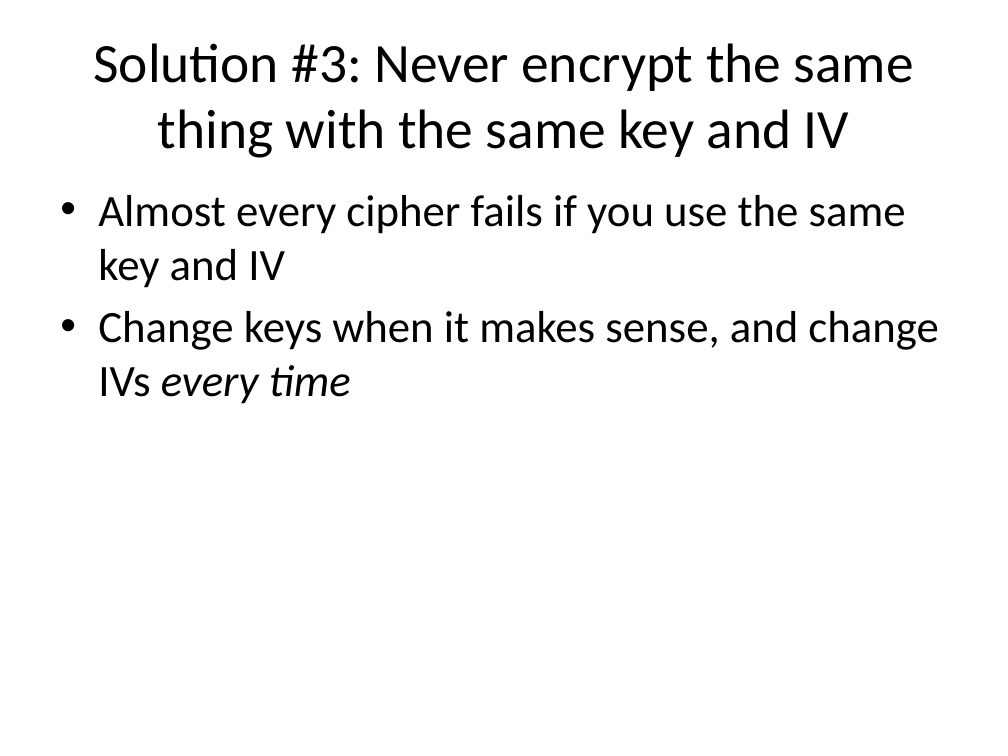
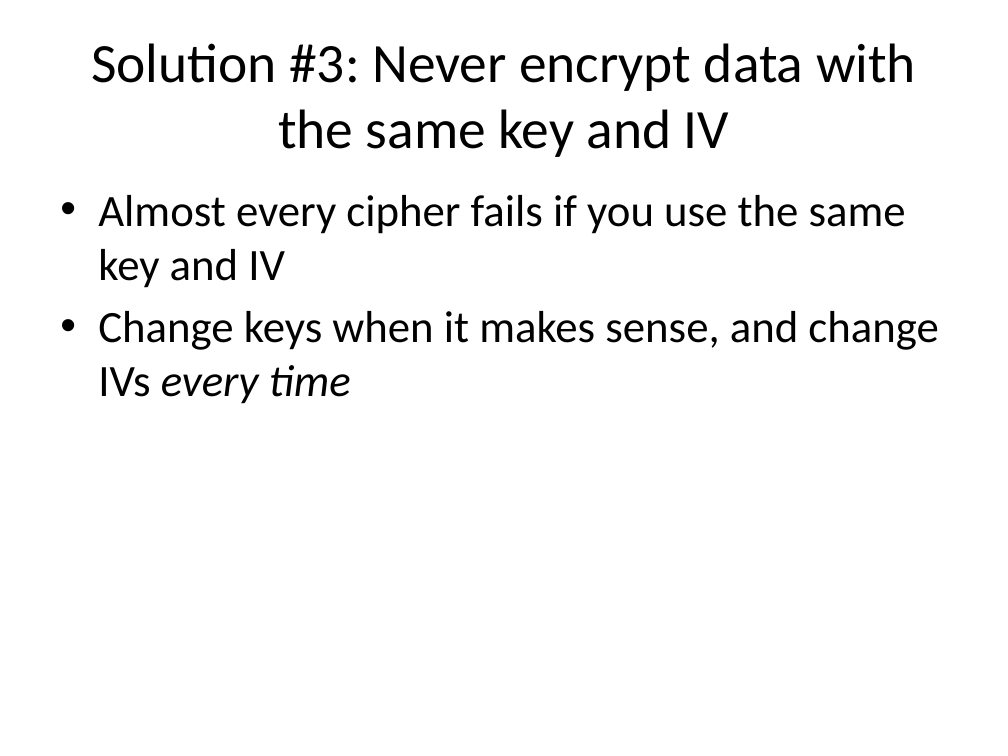
Before and after one commit to iagox86/2013-02-Shmoocon-talk, a slide deck: slide 98 of Shmoocon.pptx. Drawn at 1008x756 pixels with LibreOffice and Linux fonts; fonts in the diff are those of the drawing. Boxes give left, top, right and bottom in pixels: in the first picture for what was removed or moved away, otherwise in the second. Text is boxed around its words. In the diff, an @@ line names an element or a change of style, - is before the commit and + after.

```diff
--- a/Shmoocon.pptx
+++ b/Shmoocon.pptx
@@ title at [91,43,916,157]: text changed @@
-Solution #3: Never encrypt the same thing with the same key and IV
+Solution #3: Never encrypt data with the same key and IV
```
Also in this commit, not shown: 8 other slides changed.
